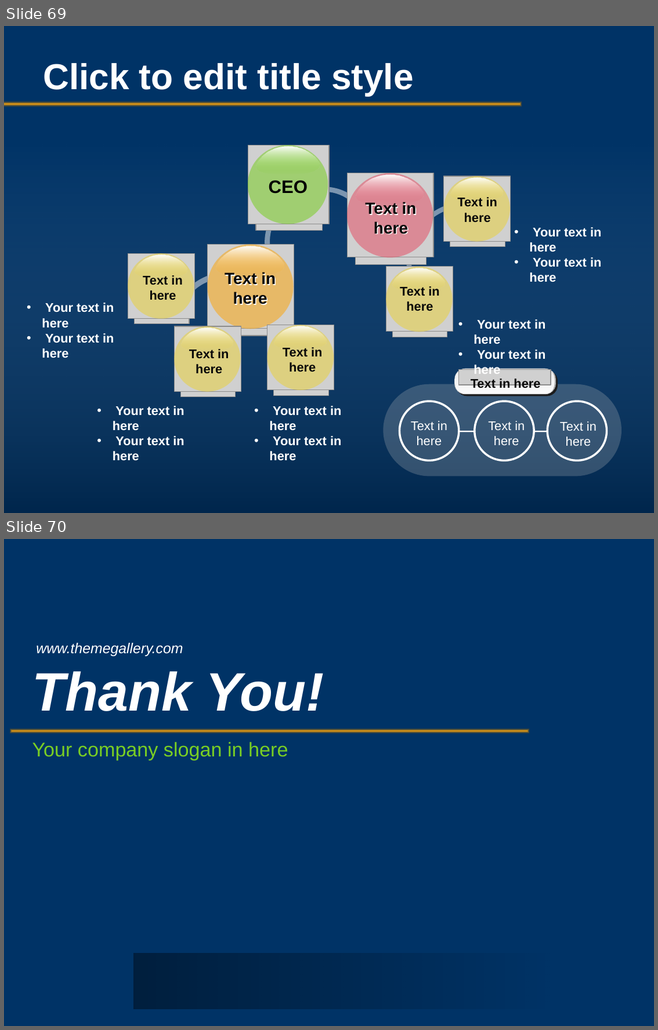
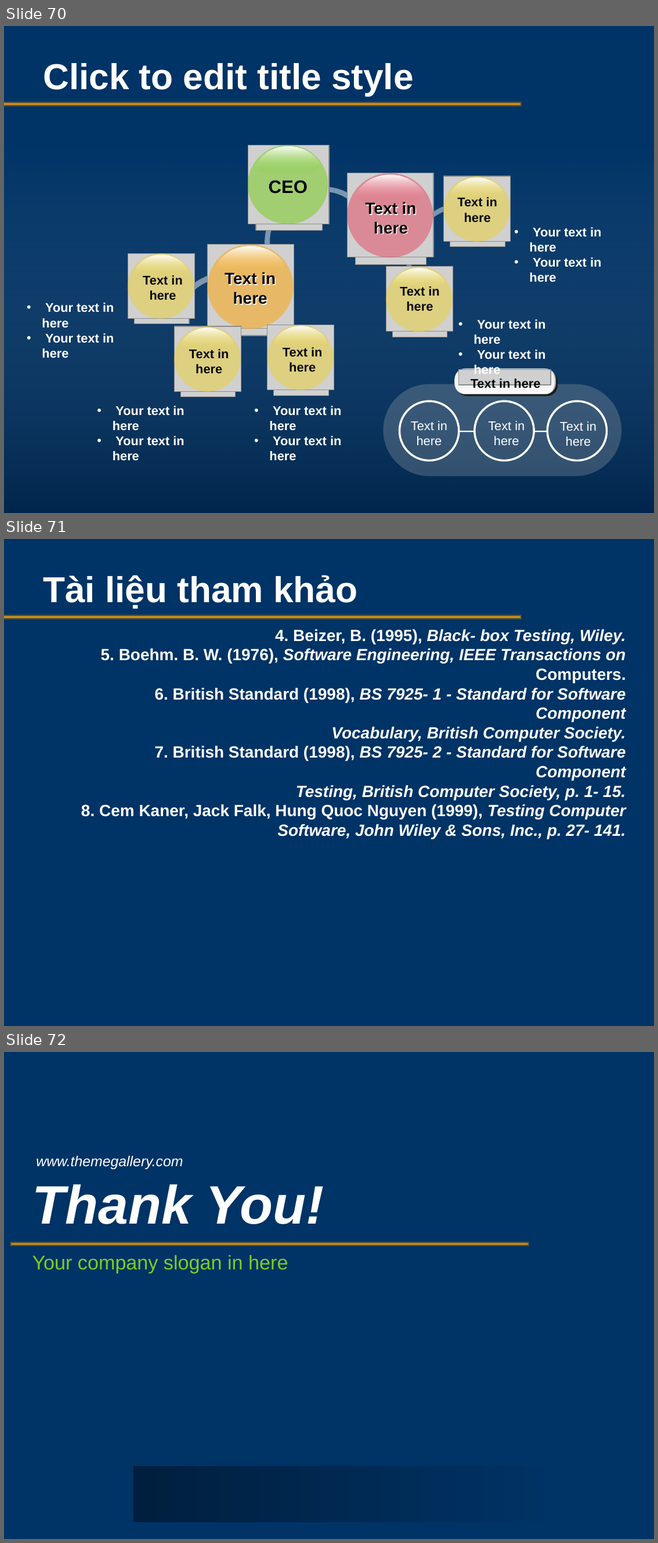
Before and after one commit to testervn/ka-caohoc, a slide deck: QA-QC/SoftwareTesting.pptx. Shown one above the other, each under a label of ours: slides 69 and 70 before the commit, slides 70, 71 and 72 after it. The pictures are 658x1030 and 658x1543 pixels, drawn with LibreOffice and Linux fonts; fonts in the diff are those of the drawing; grey boxes stand for pictures; background and template pictures are left out. Boxes give left, top, right and bottom in pixels: in the first picture for what was removed or moved away, otherwise in the second. Text is boxed around its words. In the diff, an @@ line names an element or a change of style, - is before the commit and + after.

```diff
--- a/QA-QC/SoftwareTesting.pptx
+++ b/QA-QC/SoftwareTesting.pptx
@@ slide 71 added at (4,539,654,1026), background picture (left out); not listed: 1 template element that a slide beside it also shows @@
@@ title added at (43,575,357,609), 40 pt, text #FFFFFF, bold @@
+Tài liệu tham khảo
@@ text added at (81,629,626,839), 18 pt, text #FFFFFF, bold, italic @@
+4. Beizer, B. (1995), Black- box Testing, Wiley.
+5. Boehm. B. W. (1976), Software Engineering, IEEE Transactions on
+Computers.
+6. British Standard (1998), BS 7925- 1 - Standard for Software Component
+Vocabulary, British Computer Society.
+7. British Standard (1998), BS 7925- 2 - Standard for Software Component
+Testing, British Computer Society, p. 1- 15.
+8. Cem Kaner, Jack Falk, Hung Quoc Nguyen (1999), Testing Computer
+Software, John Wiley & Sons, Inc., p. 27- 141.
@@ what was slide 69 is now slide 70 @@
@@ what was slide 70 is now slide 72 @@
```
Also in this commit, not shown: 1 other slide added, 2 other files.
